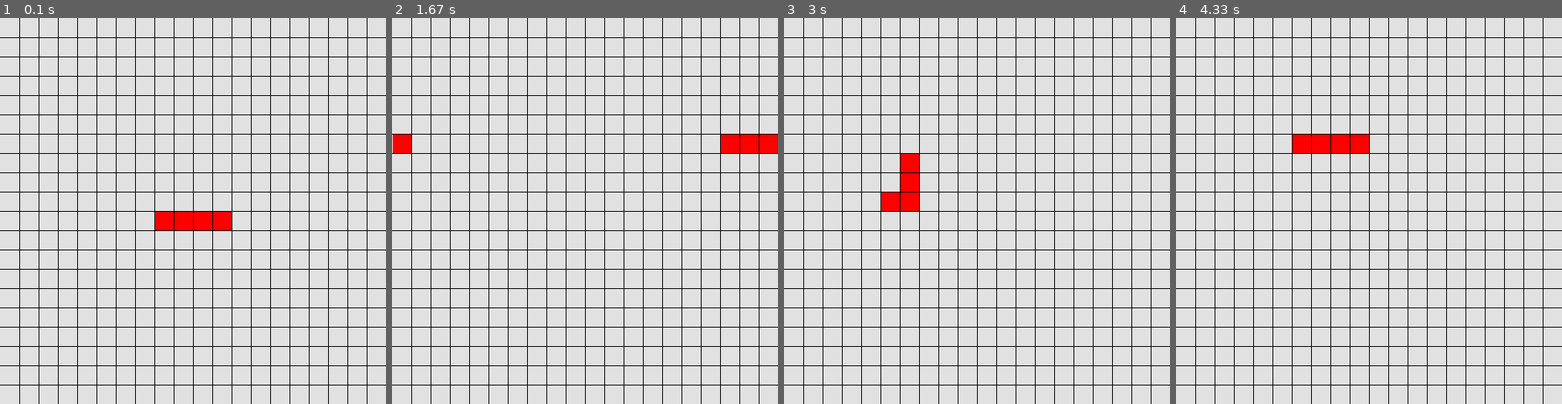
Above: before the commit, frames 1-4 (left to right).
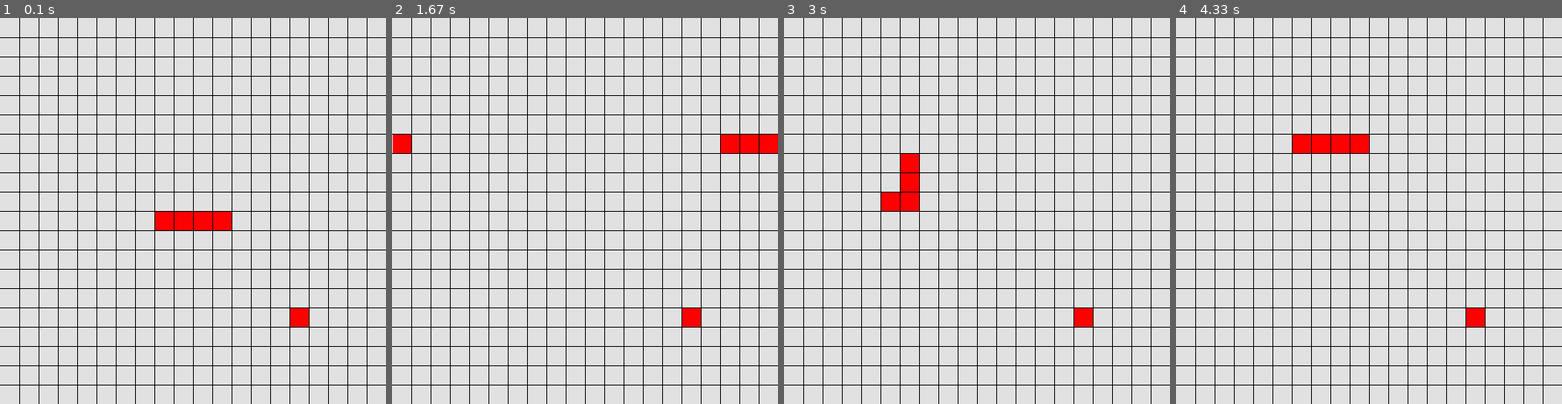
Above: after the commit, the same moments.

Repository: zbarnes-wtamu/snake
Game: pygame game, started from snake.py
The game is run twice, just before and just after one commit, with the same random seed, the same clock (stepped at 60 frames per second) and the same inputs.
Inputs:
- Up to frame 1 (0.1 s): no input
- Up to frame 2 (1.67 s): hold Right 0.33-0.8 s; hold Up 0.83-1.3 s; hold Right from 1.33 s (still down)
- Up to frame 3 (3 s): release Right at 1.8 s; hold Down 2.4-2.73 s; hold Left from 2.77 s (still down)
- Up to frame 4 (4.33 s): release Left at 3.17 s; hold Up 3.2-3.57 s; hold Right 3.6-4.23 s; hold Down from 4.27 s (still down)

The runs differ from the first frame. In frame 1, 0.2% of the frame differs, in the area x 75-80%, y 75-80%; in frame 2, 0.2%; in frame 3, 0.2%; in frame 4, 0.2%.

Commit message:
added the food

Diff:
--- a/snake.py
+++ b/snake.py
@@ -11,6 +11,8 @@
 import tkinter as tk
 import pygame
 import sys
+import random
+from datetime import datetime
 
 
 #*******************************************#
@@ -49,6 +51,7 @@
         start_y = 10     # starting y coordinate
         self.__head = Square(start_x, start_y)
         self.__body = []
+        self.__food = Square(15,15)
         for i in range(self.__size):
             start_x -= 1
             self.__body.append(Square(start_x, start_y))
@@ -56,6 +59,9 @@
     def update_pos(self):
         # Update head of snake according to velocities,
         # and body according to square in front of it
+        if self.__head.x == self.__food.x and self.__head.y == self.__food.y:
+            self.eat_food()
+            self.grow()
         for i in range(self.__size - 1, -1, -1):
             if i == 0:
                 self.__body[i].x = self.__head.x
@@ -66,6 +72,7 @@
 
         self.__head.x += self.__xV # update x pos according to x velocity
         self.__head.y += self.__yV # update y pos according to y velocity
+
 
         if self.__head.x > 19:    # If snake has gone off right side of board:
             self.__head.x = 0     # Place snake left side of board
@@ -101,7 +108,16 @@
             self.__yV = 1   # go down
             self.__xV = 0   # dont move vertically
 
+    def eat_food(self):
+        self.__food.x = random.randint(0,19)
+        self.__food.y = random.randint(0,19)
+
+    def grow(self):
+        self.__size += 1
+        self.__body.append(Square(1,1))
+
     def draw(self, window):
+        self.__food.draw(window)
         self.__head.draw(window)
         for i in range(self.__size):
             self.__body[i].draw(window)
@@ -136,10 +152,10 @@
 def main():
     pygame.init()                               # Initialize pygame
     board = Board()                             # create board object
+    snake  = Snake()
     window = pygame.display.set_mode((500,500)) # create window 500x500
     pygame.display.set_caption("Snake")         # Window title is Snake
     fps = pygame.time.Clock()                   # create clock object
-    snake = Snake()                             # create snake object
     running = True                              # boolean for game loop
     while running:
         for event in pygame.event.get():
